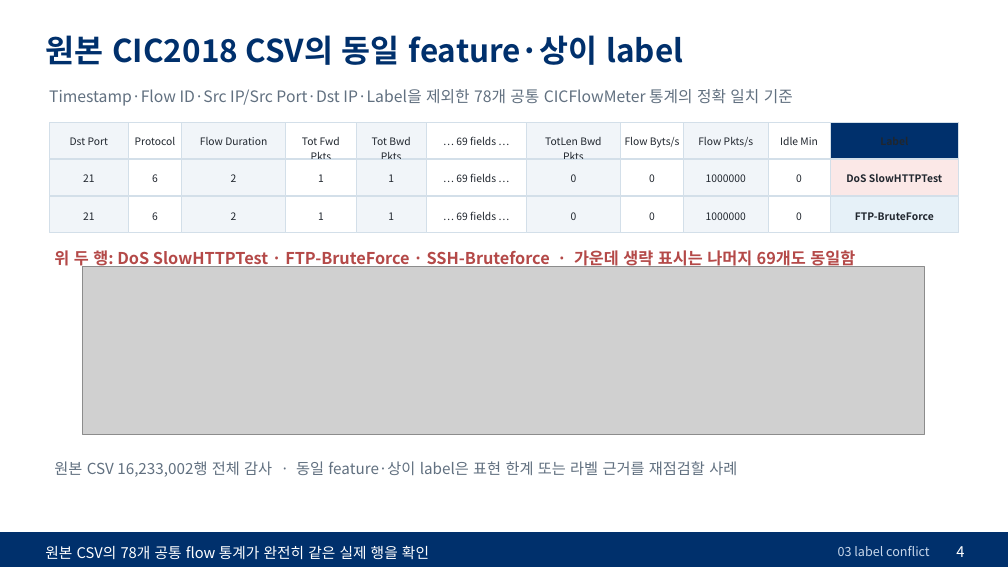
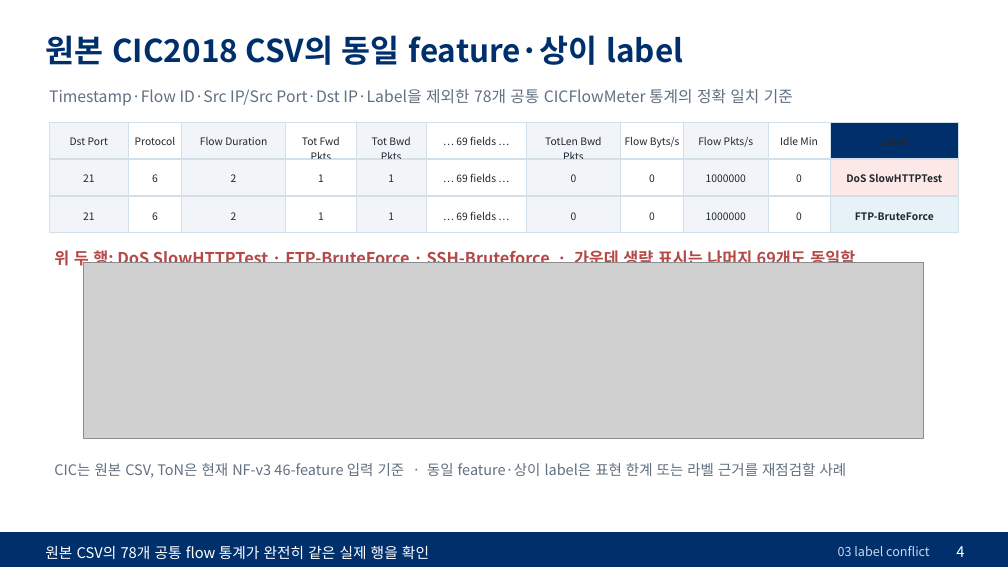
Before and after one commit to westpark9/imbal_cic, a slide deck: slide 4 of docs/slides/kor/20261029_PCAP_연구방향.pptx. Drawn at 1008x567 pixels with LibreOffice and Linux fonts; fonts in the diff are those of the drawing; grey boxes stand for pictures. Boxes give left, top, right and bottom in pixels: in the first picture for what was removed or moved away, otherwise in the second. Text is boxed around its words. In the diff, an @@ line names an element or a change of style, - is before the commit and + after.

```diff
--- a/docs/slides/kor/20261029_PCAP_연구방향.pptx
+++ b/docs/slides/kor/20261029_PCAP_연구방향.pptx
@@ picture: place and size @@
-picture at [82,267,924,435]
+picture at [83,262,923,439]
@@ text at [54,463,847,478]: text changed; size 14.5 to 13.8 pt @@
-원본 CSV 16,233,002행 전체 감사 · 동일 feature·상이 label은 표현 한계 또는 라벨 근거를 재점검할 사례
+CIC는 원본 CSV, ToN은 현재 NF-v3 46-feature 입력 기준 · 동일 feature·상이 label은 표현 한계 또는 라벨 근거를 재점검할 사례
```
Also in this commit, not shown: 1 other slide changed, 13 other files.
